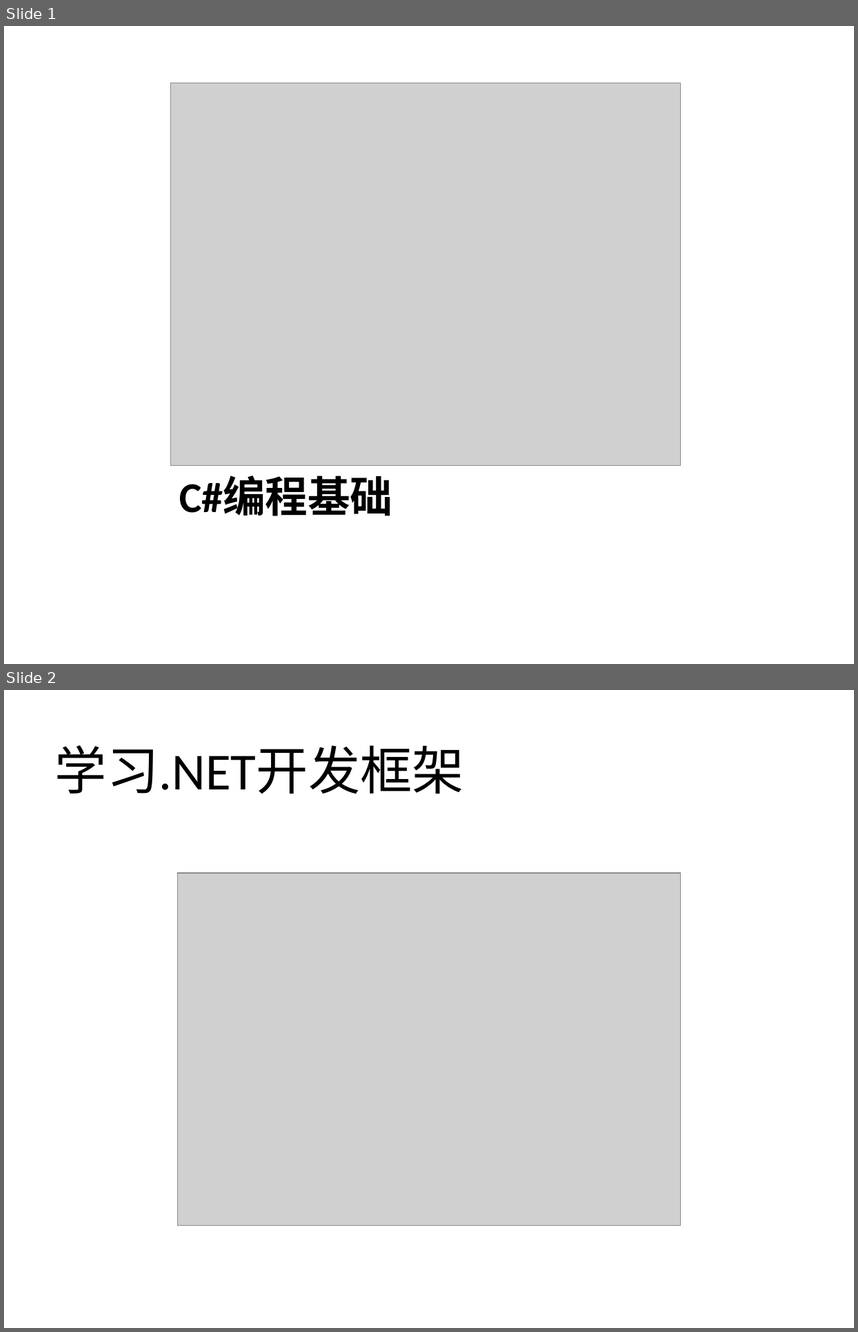
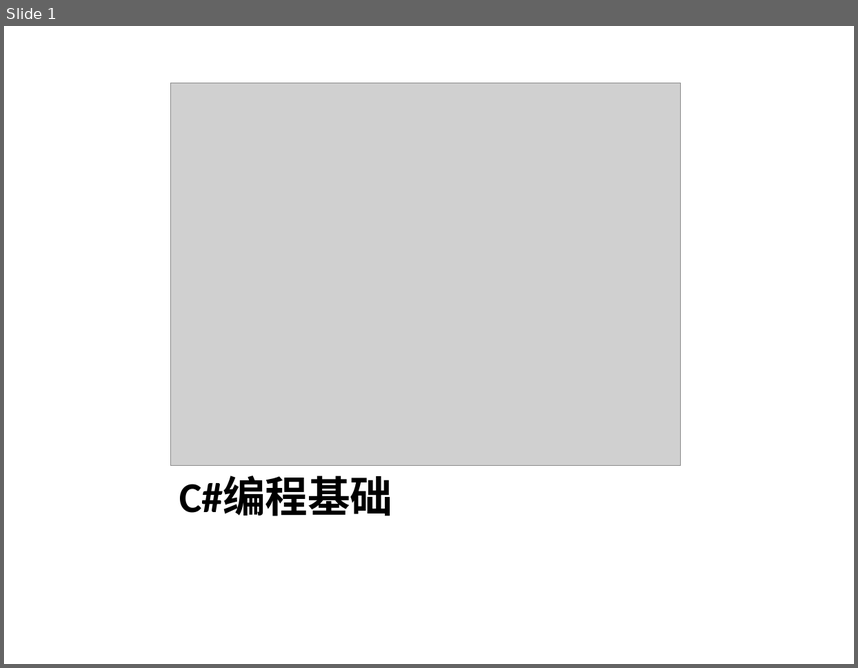
Before and after one commit to hmlb81/Training, a slide deck: C#Basic/C#编程基础.pptx. Shown one above the other, each under a label of ours: slides 1 and 2 before the commit, slide 1 after it. The pictures are 858x1332 and 858x668 pixels, drawn with LibreOffice and Linux fonts; fonts in the diff are those of the drawing; grey boxes stand for pictures. Boxes give left, top, right and bottom in pixels: in the first picture for what was removed or moved away, otherwise in the second. Text is boxed around its words. In the diff, an @@ line names an element or a change of style, - is before the commit and + after.

```diff
--- a/C#Basic/C#编程基础.pptx
+++ b/C#Basic/C#编程基础.pptx
@@ slide 2 removed at <box>4,690,854,1328</box>, background #FFFFFF @@
@@ title removed at <box>55,745,464,793</box> @@
-学习.NET开发框架
@@ picture removed at <box>177,873,681,1225</box> @@
```
Also in this commit, not shown: 3 slides added.
